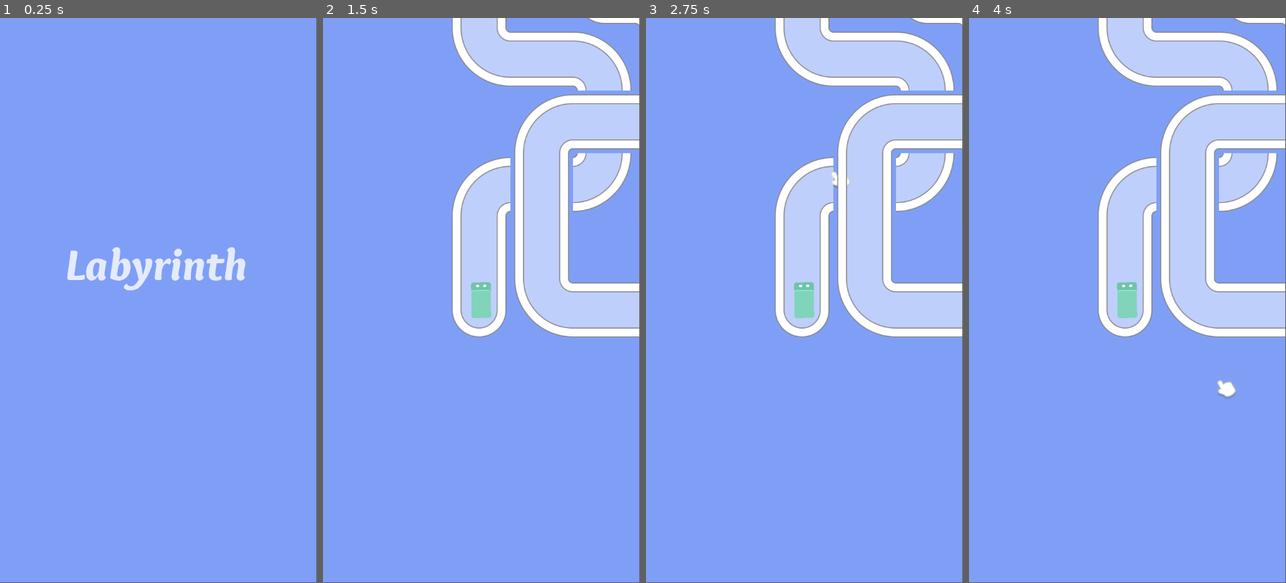
Above: before the commit, frames 1-4 (left to right).
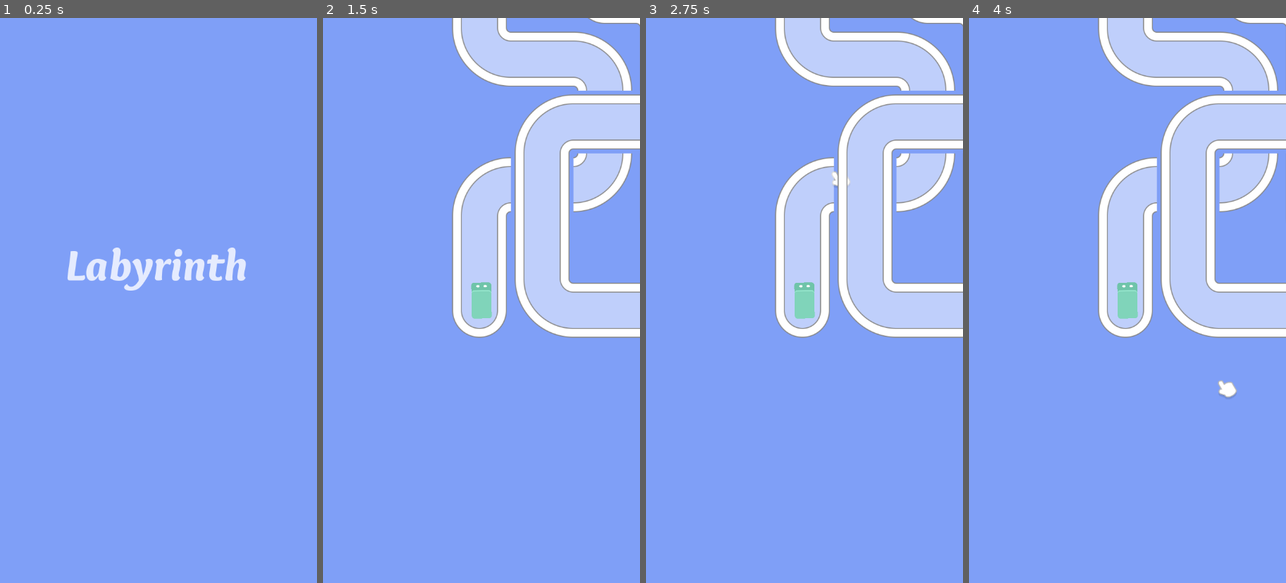
Above: after the commit, the same moments.

Repository: mapsandapps/godot-games
Game: Godot game, scene res://scenes/intro.tscn
The game is run twice, just before and just after one commit, with the same random seed, the same clock (stepped at 60 frames per second) and the same inputs.
Inputs (mouse positions are in pixels of both pictures, inside the frame that each line leads up to):
- Up to frame 1 (0.25 s): no input
- Up to frame 2 (1.5 s): move the mouse to (551, 272) at 0.52 s; press the mouse at (551, 272) at 0.53 s; move the mouse to (418, 328) at 1.27 s; release the mouse at (418, 328) at 1.28 s; click (418, 328) at 1.35 s
- Up to frame 3 (2.75 s): tap Enter at 2 s; move the mouse to (836, 176) at 2.02 s; press the mouse at (836, 176) at 2.03 s
- Up to frame 4 (4 s): tap Space at 2.75 s; move the mouse to (1111, 413) at 2.77 s; release the mouse at (1111, 413) at 2.78 s; click (1111, 413) at 2.85 s; tap Enter at 3.5 s; move the mouse to (1222, 385) at 3.52 s; press the mouse at (1222, 385) at 3.53 s
In our replay, the window is 449x799 before the commit and 450x800 after it. These sizes can differ from the game's own. Grey fills any space a smaller window leaves; there, only what the larger window draws over its background counts as a difference.

The runs differ from the first frame. In frame 1, 0.3% of the frame differs, in the area x 21-78%, y 40-49%; in frame 2, 2.0%; in frame 3, 2.0%; in frame 4, 2.0%, in the area x 40-100%, y 0-68%.

Commit message:
fix resolution issues by adjusting scaling settings

Diff:
--- a/labyrinth/project.godot
+++ b/labyrinth/project.godot
@@ -19,6 +19,9 @@
 
 window/size/viewport_width=648
 window/size/viewport_height=1152
+window/stretch/mode="viewport"
+window/stretch/aspect="expand"
+window/handheld/orientation=1
 
 [input]
 
--- a/labyrinth/scenes/level.tscn
+++ b/labyrinth/scenes/level.tscn
@@ -36,6 +36,7 @@
 color = Color(0.498039, 0.623529, 0.968627, 1)
 
 [node name="Finger" parent="." instance=ExtResource("3_2o0ik")]
+visible = false
 
 [node name="TileMapLayer" type="TileMapLayer" parent="."]
 tile_set = SubResource("TileSet_7vd22")
